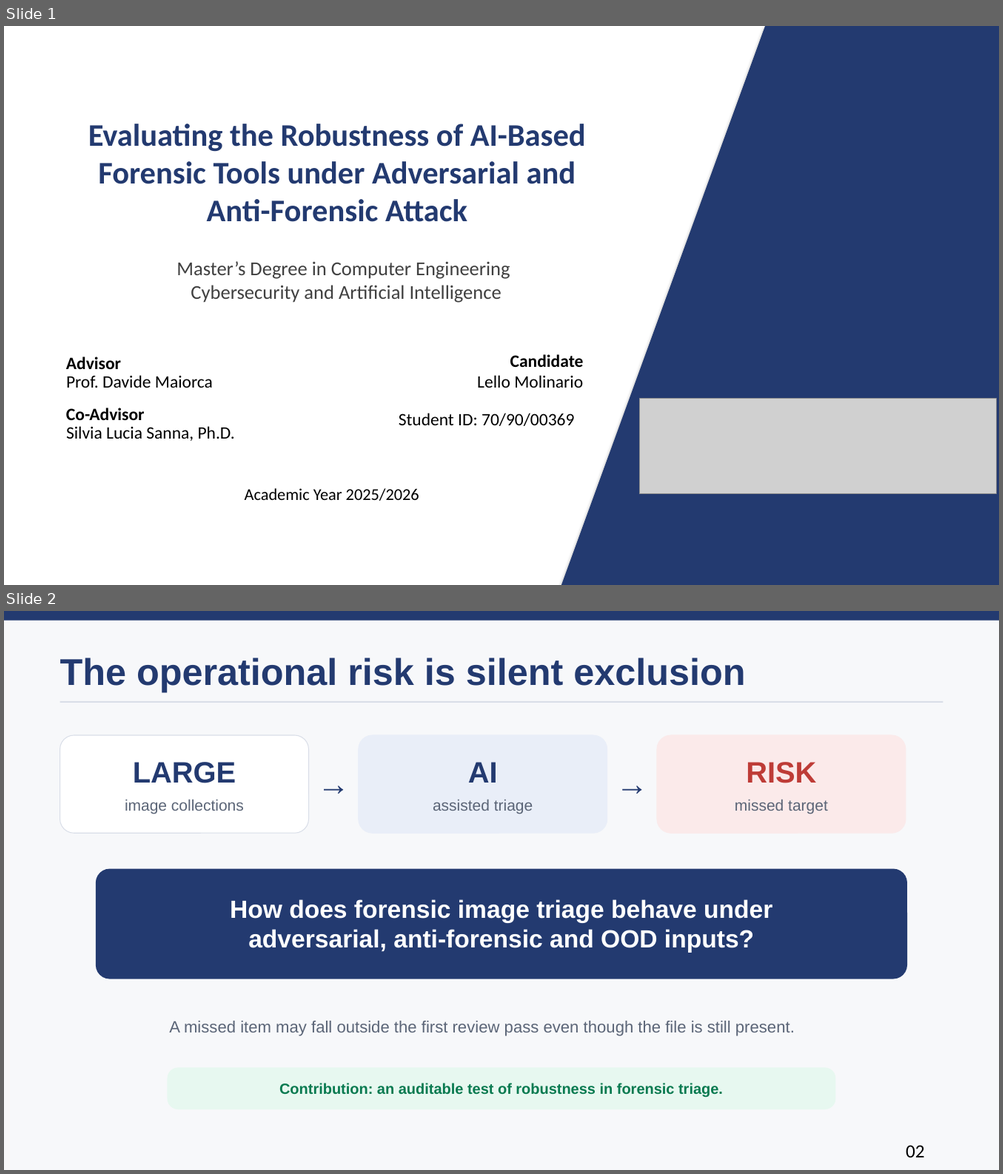
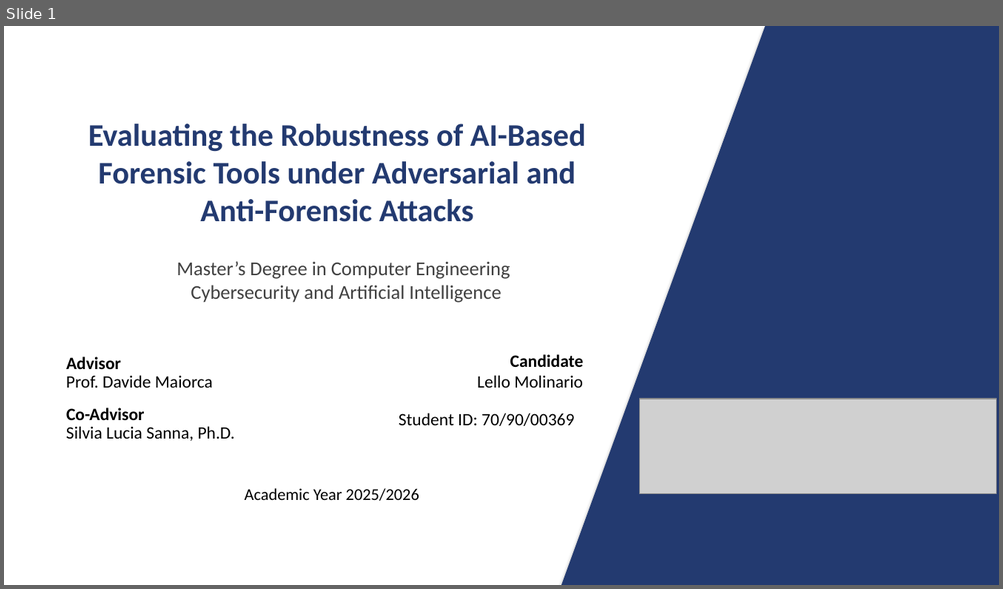
Before and after one commit to lmolinario/Molinario_Thesis_Defense_2026, a slide deck: Molinario_Thesis_Defense_2026.pptx. Shown one above the other, each under a label of ours: slides 1 and 2 before the commit, slide 1 after it. The pictures are 1003x1174 and 1003x589 pixels, drawn with LibreOffice and Linux fonts; fonts in the diff are those of the drawing; grey boxes stand for pictures. Boxes give left, top, right and bottom in pixels: in the first picture for what was removed or moved away, otherwise in the second. Text is boxed around its words. In the diff, an @@ line names an element or a change of style, - is before the commit and + after.

```diff
--- a/Molinario_Thesis_Defense_2026.pptx
+++ b/Molinario_Thesis_Defense_2026.pptx
@@ slide 2 removed at (4, 611, 999, 1170), background #F7F8FA @@
@@ rectangle removed at (4, 611, 999, 620) @@
@@ text removed at (60, 658, 745, 692) @@
-The operational risk is silent exclusion
@@ rectangle removed at (60, 701, 942, 703) @@
@@ rounded rectangle removed at (60, 735, 308, 833) @@
@@ rounded rectangle removed at (358, 735, 607, 833) @@
@@ rounded rectangle removed at (657, 735, 905, 833) @@
@@ text removed at (133, 762, 236, 783) @@
-LARGE
@@ text removed at (310, 763, 356, 802) @@
-→
@@ text removed at (468, 762, 498, 783) @@
-AI
@@ text removed at (609, 763, 654, 802) @@
-→
@@ text removed at (745, 762, 816, 783) @@
-RISK
@@ text removed at (125, 800, 244, 815) @@
-image collections
@@ text removed at (432, 800, 532, 815) @@
-assisted triage
@@ text removed at (734, 800, 828, 815) @@
-missed target
@@ rounded rectangle removed at (96, 869, 907, 980) @@
@@ text removed at (230, 900, 772, 953) @@
-How does forensic image triage behave under
-adversarial, anti-forensic and OOD inputs?
@@ text removed at (169, 1021, 794, 1037) @@
-A missed item may fall outside the first review pass even though the file is still present.
@@ rounded rectangle removed at (168, 1068, 836, 1111) @@
@@ text removed at (279, 1083, 723, 1097) @@
-Contribution: an auditable test of robustness in forensic triage.
@@ text removed at (905, 1145, 925, 1158) @@
-02
@@ slide 1 changed as well @@
@@ text at (200, 199, 474, 222): text changed @@
-Anti-Forensic Attack
+Anti-Forensic Attacks
```
Also in this commit, not shown: 1 other slide changed, 18 slides added, 22 other slides removed, 2 other files.
